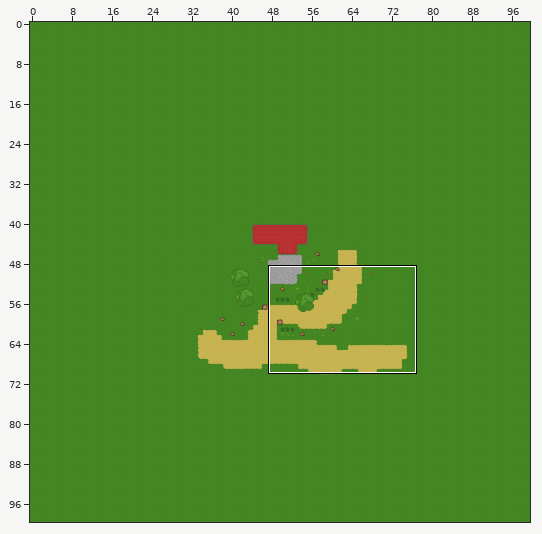
A Tiled map gets an edit: assets/SaveFiles/Tilemaps/untitled.tmx. The first picture is a wide view before the edit; the outline marks the close-up.
Close-up. Earlier state:
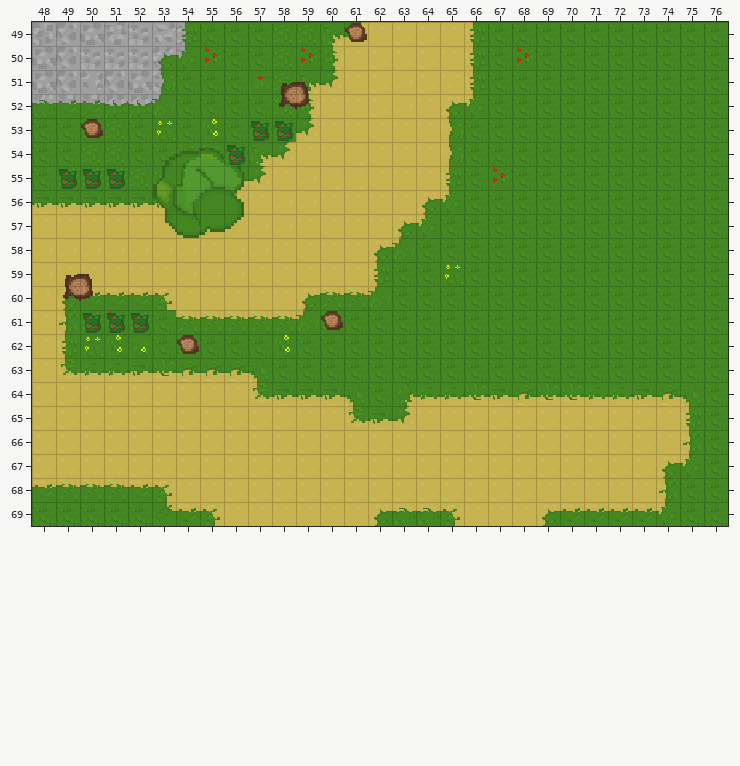
Cells are 16x16 px. Shown: x 48..76, y 49..69. The commit also changed other parts of the map, which this record leaves out.
After the commit:
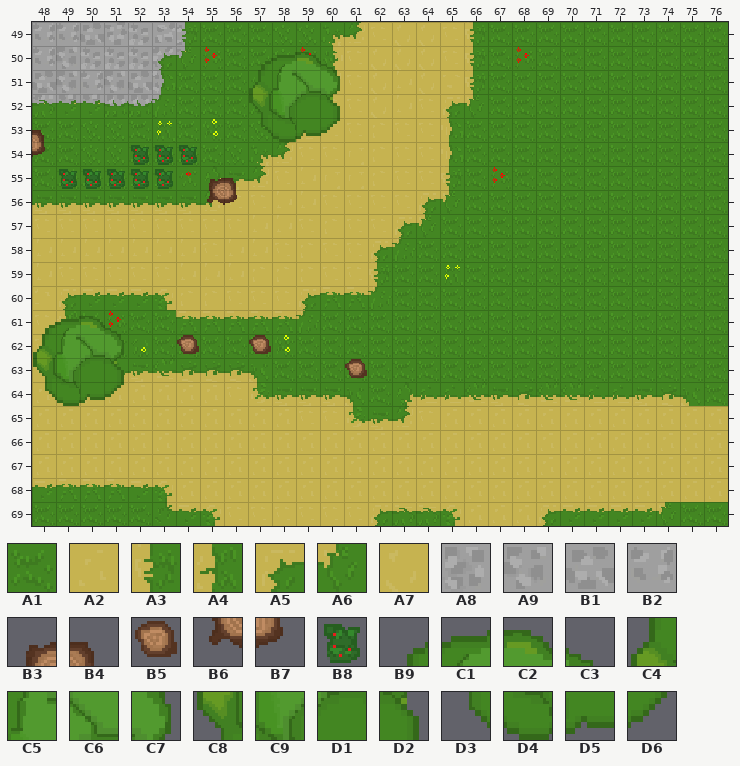
Key: from "tileset8-ground": A1 0, A2 48, A3 50, A4 82, A5 95, A6 97, A7 109, A8 174, A9 175, B1 176, B2 206; from "tileset8-otherStuff": B3 102, B4 103, B5 104, B6 117, B7 118, B8 119, B9 131, C1 132, C2 133, C3 134, C4 146, C5 147, C6 148, C7 149, C8 161, C9 162, D1 163, D2 164, D3 176, D4 177, D5 178, D6 179.
__ is an empty cell, .. an unchanged one.
Tiles of an added or newly shown layer are drawn over the layers below it.
Edits made:
--- layer "ground"
@@ x 48..49 @@
-49 A8 A9
-50 B1 ..
+49 B2 B2
+50 B2 ..
@@ x 48..76 @@
-64 A7 A7 A7 A7 .. .. .. .. .. .. .. .. .. .. .. .. .. .. .. .. .. .. .. .. .. .. .. .. ..
-65 .. .. .. .. .. .. .. .. .. .. .. .. .. .. .. .. .. .. .. .. .. .. .. .. .. .. .. A3 A1
-66 .. .. .. .. .. .. .. .. .. .. .. .. .. .. .. .. .. .. .. .. .. .. .. .. .. .. .. A4 A1
-67 .. .. .. .. .. .. .. .. .. .. .. .. .. .. .. .. .. .. .. .. .. .. .. .. .. .. A5 A6 A1
-68 .. .. .. .. .. .. .. .. .. .. .. .. .. .. .. .. .. .. .. .. .. .. .. .. .. .. A4 A1 A1
+64 A2 A2 A2 A2 .. .. .. .. .. .. .. .. .. .. .. .. .. .. .. .. .. .. .. .. .. .. .. .. ..
+65 .. .. .. .. .. .. .. .. .. .. .. .. .. .. .. .. .. .. .. .. .. .. .. .. .. .. .. A2 A2
+66 .. .. .. .. .. .. .. .. .. .. .. .. .. .. .. .. .. .. .. .. .. .. .. .. .. .. .. A2 A2
+67 .. .. .. .. .. .. .. .. .. .. .. .. .. .. .. .. .. .. .. .. .. .. .. .. .. .. A2 A2 A2
+68 .. .. .. .. .. .. .. .. .. .. .. .. .. .. .. .. .. .. .. .. .. .. .. .. .. .. A2 A2 A2
--- layer "extra" (removed)
@@ x 61..61 @@
-49 B5
+49 __
@@ x 50..59 @@
-51 .. .. .. .. .. .. .. .. B3 B4
-52 .. .. .. .. .. .. .. .. B6 B7
-53 B5 .. .. .. .. .. .. B8 B8 ..
-54 .. .. .. B9 C1 C2 B8 .. .. ..
-55 .. .. .. C4 C5 C6 C7 .. .. ..
-56 .. .. .. C8 C9 D1 D2 .. .. ..
-57 .. .. .. D3 D4 D5 D6 .. .. ..
+51 .. .. .. .. .. .. .. .. __ __
+52 .. .. .. .. .. .. .. .. __ __
+53 __ .. .. .. .. .. .. __ __ ..
+54 .. .. .. __ __ __ __ .. .. ..
+55 .. .. .. __ __ __ __ .. .. ..
+56 .. .. .. __ __ __ __ .. .. ..
+57 .. .. .. __ __ __ __ .. .. ..
@@ x 49..60 @@
-59 B3 B4 .. .. .. .. .. .. .. .. .. ..
-60 B6 B7 .. .. .. .. .. .. .. .. .. ..
-61 .. B8 B8 B8 .. .. .. .. .. .. .. B5
+59 __ __ .. .. .. .. .. .. .. .. .. ..
+60 __ __ .. .. .. .. .. .. .. .. .. ..
+61 .. __ __ __ .. .. .. .. .. .. .. __
--- layer "other2" (added)
@@ x 48..60 @@
-50 .. .. .. .. .. .. .. .. .. __ __ __ __
-51 .. .. .. .. .. .. .. .. .. __ __ __ __
-52 .. .. .. .. .. .. .. .. .. __ __ __ __
-53 __ .. .. .. .. .. .. .. .. __ __ __ __
-54 __ .. .. .. __ __ __ .. .. .. .. .. ..
-55 .. .. .. .. __ __ .. __ __ .. .. .. ..
-56 .. .. .. .. .. .. .. __ __ .. .. .. ..
+50 .. .. .. .. .. .. .. .. .. B9 C1 C2 C3
+51 .. .. .. .. .. .. .. .. .. C4 C5 C6 C7
+52 .. .. .. .. .. .. .. .. .. C8 C9 D1 D2
+53 B4 .. .. .. .. .. .. .. .. D3 D4 D5 D6
+54 B7 .. .. .. B8 B8 B8 .. .. .. .. .. ..
+55 .. .. .. .. B8 B8 .. B3 B4 .. .. .. ..
+56 .. .. .. .. .. .. .. B6 B7 .. .. .. ..
@@ x 48..61 @@
-61 __ __ __ __ .. .. .. .. .. .. .. .. .. ..
-62 __ __ __ __ .. .. .. .. .. __ .. .. .. ..
-63 __ __ __ __ .. .. .. .. .. .. .. .. .. __
-64 __ __ __ __ .. .. .. .. .. .. .. .. .. ..
+61 B9 C1 C2 C3 .. .. .. .. .. .. .. .. .. ..
+62 C4 C5 C6 C7 .. .. .. .. .. B5 .. .. .. ..
+63 C8 C9 D1 D2 .. .. .. .. .. .. .. .. .. B5
+64 D3 D4 D5 D6 .. .. .. .. .. .. .. .. .. ..
